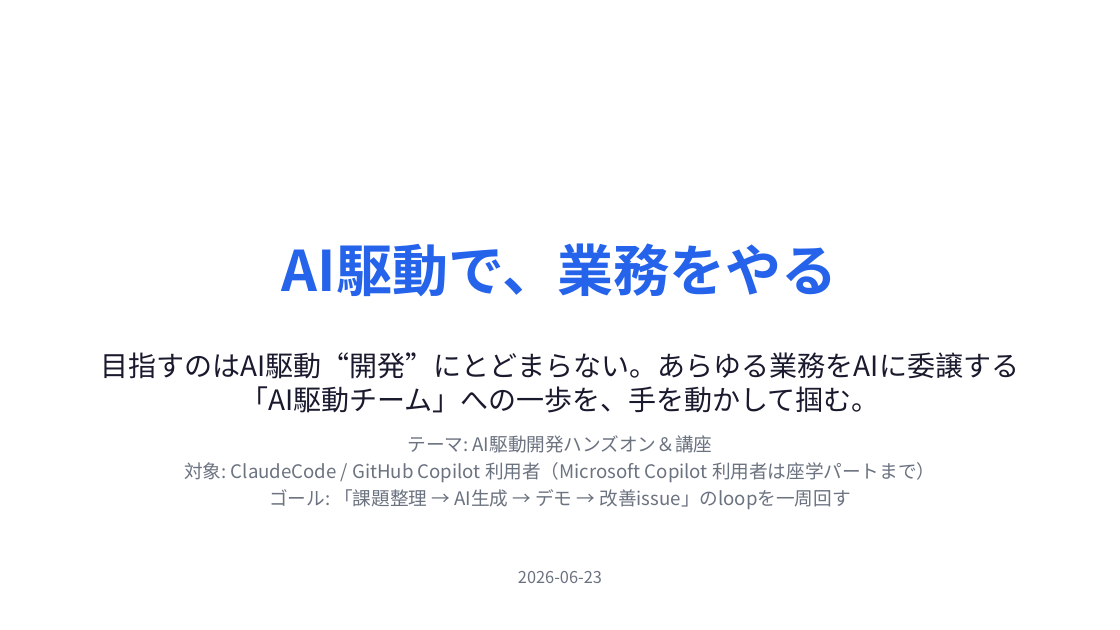
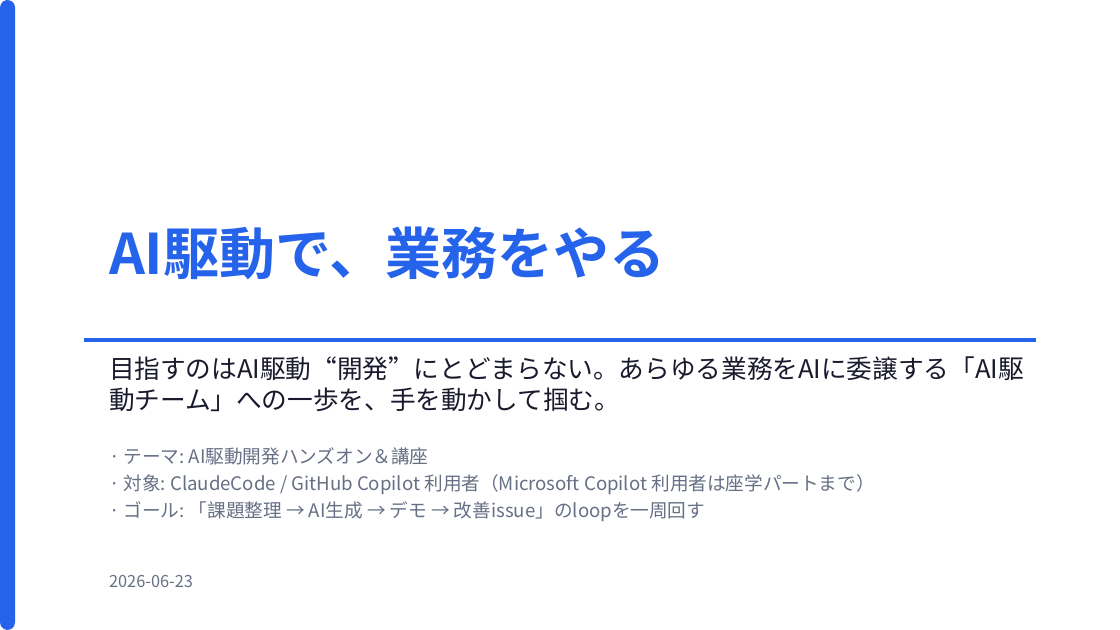
Before and after one commit to masaya-ueki/life-os, a slide deck: slide 1 of domains/presentation/decks/ai-driven-handson/ai-driven-handson.pptx. Drawn at 1120x630 pixels with LibreOffice and Linux fonts; fonts in the diff are those of the drawing. Boxes give left, top, right and bottom in pixels: in the first picture for what was removed or moved away, otherwise in the second. Text is boxed around its words. In the diff, an @@ line names an element or a change of style, - is before the commit and + after.

```diff
--- a/domains/presentation/decks/ai-driven-handson/ai-driven-handson.pptx
+++ b/domains/presentation/decks/ai-driven-handson/ai-driven-handson.pptx
@@ rounded rectangle added at [0, 0, 15, 630], fill #2563EB @@
@@ text "AI駆動で、業務をやる": place and size @@
-text "AI駆動で、業務をやる" at [282, 243, 838, 296]
+text "AI駆動で、業務をやる" at [109, 226, 665, 279]
@@ text "AI駆動で、業務をやる" at [109, 226, 665, 279]: alignment centre to left @@
@@ line added from (84, 340) to (1036, 340), #2563EB 3 pt @@
@@ text "目指すのはAI駆動“開発”にとどまらない。あらゆる業務をAIに委譲する「AI駆動チーム」への一歩を、手を動かして掴む。": place and size @@
-text "目指すのはAI駆動“開発”にとどまらない。あらゆる業務をAIに委譲する「AI駆動チーム」への一歩を、手を動かして掴む。" at [101, 352, 1019, 413]
+text "目指すのはAI駆動“開発”にとどまらない。あらゆる業務をAIに委譲する「AI駆動チーム」への一歩を、手を動かして掴む。" at [109, 356, 1024, 412]
@@ text "目指すのはAI駆動“開発”にとどまらない。あらゆる業務をAIに委譲する「AI駆動チーム」への一歩を、手を動かして掴む。" at [109, 356, 1024, 412]: size 24 to 22 pt; alignment centre to left @@
@@ text at [124, 447, 874, 522]: text changed; text colour #6B7280 to #667085 @@
-テーマ: AI駆動開発ハンズオン＆講座
-対象: ClaudeCode / GitHub Copilot 利用者（Microsoft Copilot 利用者は座学パートまで）
-ゴール: 「課題整理 → AI生成 → デモ → 改善issue」のloopを一周回す
+· テーマ: AI駆動開発ハンズオン＆講座
+· 対象: ClaudeCode / GitHub Copilot 利用者（Microsoft Copilot 利用者は座学パートまで）
+· ゴール: 「課題整理 → AI生成 → デモ → 改善issue」のloopを一周回す
@@ text "2026-06-23": place and size @@
-text "2026-06-23" at [518, 571, 602, 583]
+text "2026-06-23" at [109, 575, 193, 587]
@@ text "2026-06-23" at [109, 575, 193, 587]: text colour #6B7280 to #667085; alignment centre to left @@
```
Also in this commit, not shown: 18 other slides changed, 5 slides added, 3 slides removed, 2 other files.
